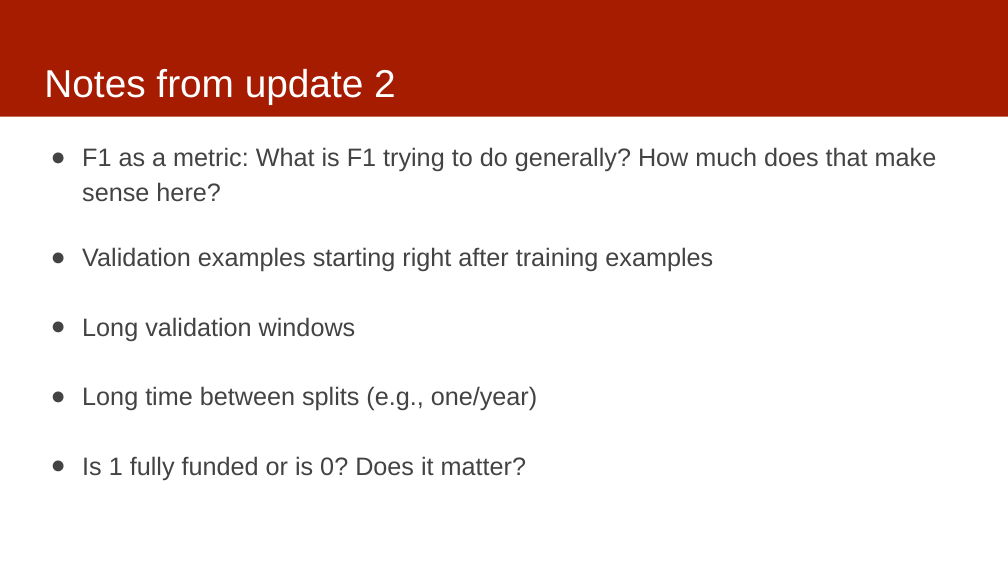
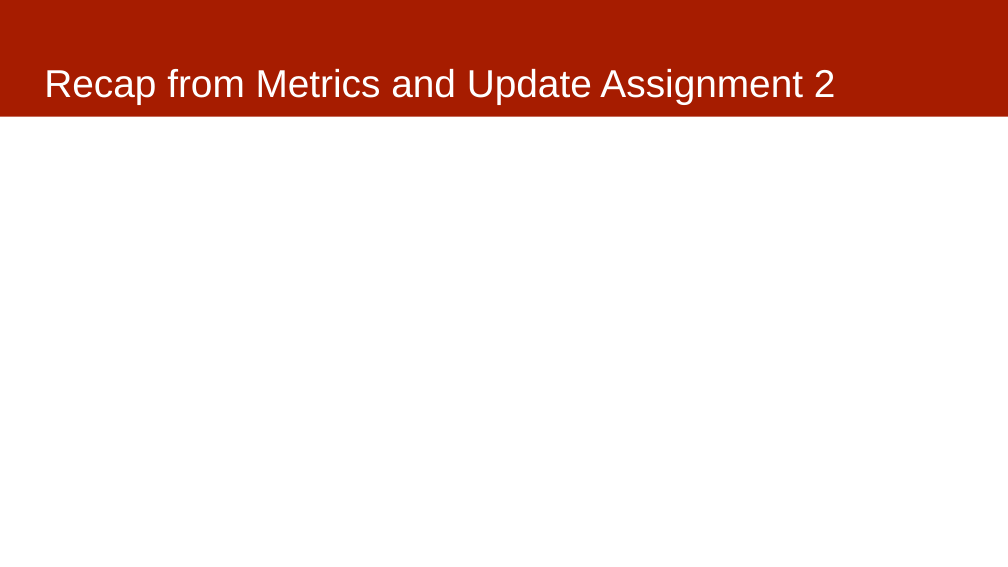
Before and after one commit to dssg/MLinPractice, a slide deck: slide 3 of Lectures/Lecture7-Features.pptx. Drawn at 1008x567 pixels with LibreOffice and Linux fonts; fonts in the diff are those of the drawing. Boxes give left, top, right and bottom in pixels: in the first picture for what was removed or moved away, otherwise in the second. Text is boxed around its words. In the diff, an @@ line names an element or a change of style, - is before the commit and + after.

Commit message:
updated

```diff
--- a/Lectures/Lecture7-Features.pptx
+++ b/Lectures/Lecture7-Features.pptx
@@ title at (44,69,836,105): text changed @@
-Notes from update 2
+Recap from Metrics and Update Assignment 2
@@ text removed at (82,147,937,480) @@
-● F1 as a metric: What is F1 trying to do generally? How much does that make sense here?
-● Validation examples starting right after training examples
-● Long validation windows
-● Long time between splits (e.g., one/year)
-● Is 1 fully funded or is 0? Does it matter?
```
Also in this commit, not shown: 4 other slides changed.
